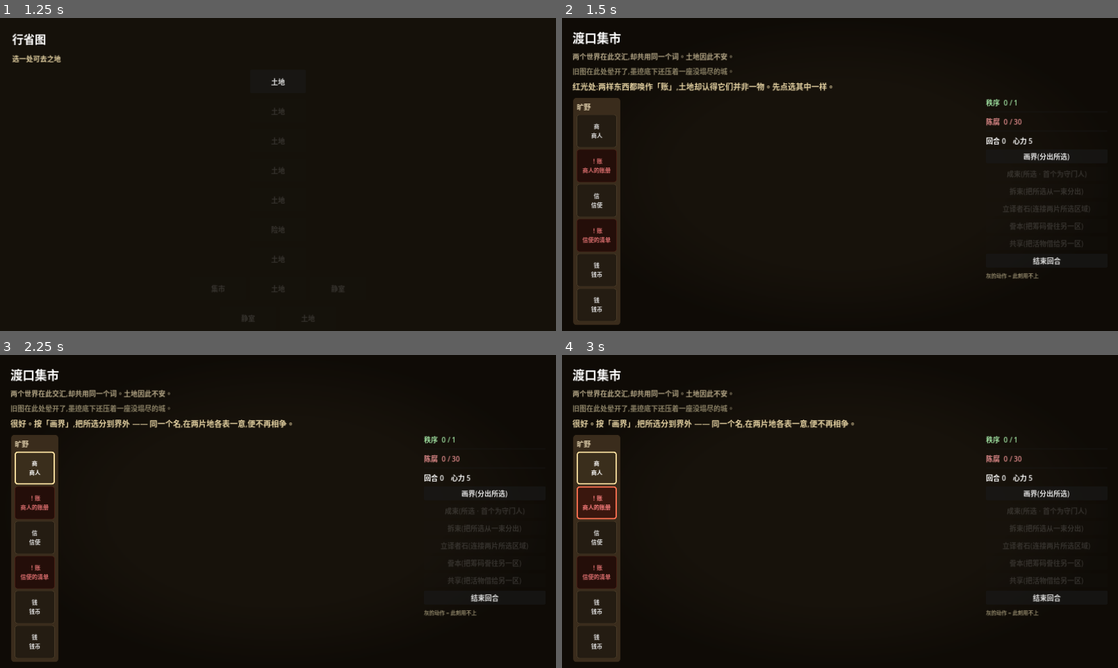
Above: before the commit, frames 1-4 (two rows, left to right).
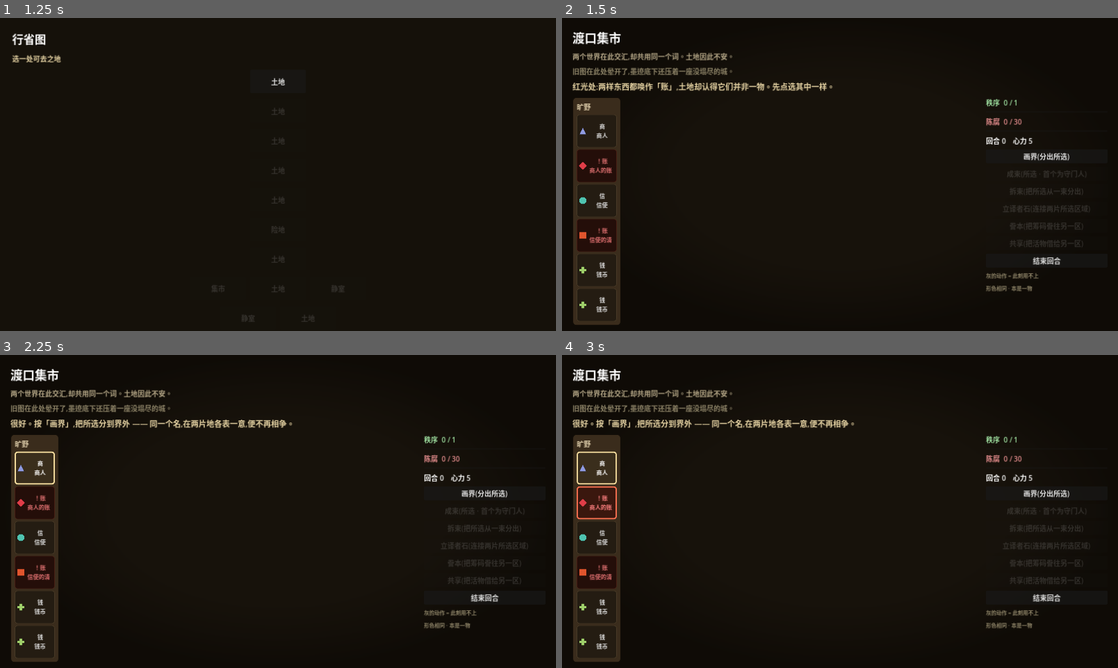
Above: after the commit, the same moments.

Repository: HelloKuoty/bounds
Game: Godot game, scene res://scenes/main/Main.tscn
Two runs of this game, one before a commit and one after it. Both use one fixed random seed, a clock stepped at 60 frames per second and the inputs below.
Inputs:
- Up to frame 1 (1.25 s): click "启程" at 0.5 s
- Up to frame 2 (1.5 s): click "土地" at 1.25 s
- Up to frame 3 (2.25 s): click "商 商人" at 2 s
- Up to frame 4 (3 s): click "！账 商人的账册" at 2.75 s

Frame 1 is identical in both runs. In frame 2, 0.7% of the frame differs, in the area x 3-85%, y 33-95%; in frame 3, 0.8%; in frame 4, 0.8%.

Commit message:
iter-08: essence badges — read the board without reading the glyphs
承接 iter-07 大评 #1(阿May 高杠杆, 一击多轴):
- 每枚棋子按其内部真意渲染抽象徽记(5色×6形, 纯代码 Image 光栅, 无资产网页自带)
- 同徽记=本是一物; 同名异徽=名同实异 → 冲突一眼可扫, 不必读汉字
- 形状=色盲安全通道(周棠); 呼应小鹿"意义层"/顾屿氛围
- 铁律不破: 显示抽象色形而非真意文字(test_meaning_is_not_player_facing 仍绿)
- +图例"形色相同·本是一物"; +2 回归测试 → 78绿, smoke通关, LOAD 0. 重导出网页.

Co-Authored-By: Claude Opus 4.8 (1M context) <noreply@anthropic.com>

Diff:
--- a/scripts/ui/territory_view.gd
+++ b/scripts/ui/territory_view.gd
@@ -18,7 +18,7 @@
 	"心力已尽 —— 切得太多了",
 	"选中同属一束的几样,再分出去", "这些还没成束,无从拆起", "得给原束留一些",
 	"誊本只对筹码;请先选一枚筹码", "再选一样在目标区域里的东西", "共享请先选一样活物",
-	"再走一程", "灰的动作 = 此刻用不上",
+	"再走一程", "灰的动作 = 此刻用不上", "形色相同 · 本是一物",
 ]
 const PALETTE := [
 	# Warm aged-map tones (sepia / ochre / terracotta / khaki / dusty-rose / moss),
@@ -27,6 +27,14 @@
 ]
 const TINT_UNSTABLE := Color(1.0, 0.5, 0.5)
 const TINT_CORRUPT := Color(0.55, 0.42, 0.55)
+# A piece's hidden essence (其 真意), shown as an abstract badge — colour + shape,
+# never the word. Same badge = the same thing; same name but a different badge = a
+# name that secretly means two things (the clash). Read the board without reading
+# the glyphs. Shape is the colour-blind-safe channel. (阿May / 周棠, iter-08)
+const MEANING_COLORS := [
+	Color("4fc3b0"), Color("e0a85a"), Color("e07a8f"), Color("8f9ae0"), Color("9fcf6a"),
+]
+const MEANING_SHAPES := ["circle", "square", "diamond", "triangle", "cross", "ring"]
 
 # Contextual guidance — speaks only in the world's own terms, never the concepts.
 const G_OVERLOAD_SELECT := "红光处:两样东西都唤作「%s」,土地却认得它们并非一物。先点选其中一样。"
@@ -58,6 +66,8 @@
 var _piece_widgets: Dictionary = {}  # piece_id -> Button
 var _ordered_pieces: Array = []      # stable order, for number-key selection
 var _verb_btns: Dictionary = {}      # verb -> Button (lit only when applicable)
+var _meaning_index: Dictionary = {}  # meaning -> stable int (drives badge colour/shape)
+var _icon_cache: Dictionary = {}     # index -> ImageTexture (one badge per essence)
 var _title: Label
 var _intro: Label
 var _narration: Label
@@ -210,6 +220,10 @@
 	legend.add_theme_font_size_override("font_size", 12)
 	hud.add_child(legend)
 
+	var legend2 := _label("形色相同 · 本是一物", Color("8c8266"))
+	legend2.add_theme_font_size_override("font_size", 12)
+	hud.add_child(legend2)
+
 	_hint = Label.new()
 	_hint.autowrap_mode = TextServer.AUTOWRAP_WORD_SMART
 	_hint.add_theme_color_override("font_color", Color("c8b878"))
@@ -224,6 +238,7 @@
 	_ordered_pieces.clear()
 	for c in _regions_box.get_children():
 		c.free()
+	_index_meanings()
 
 	var by_region: Dictionary = {}
 	for pid in board.pieces:
@@ -288,6 +303,9 @@
 	var ring := _piece_box(Color("3a2e1c"), Color("f0d89a"), 3)
 	btn.add_theme_stylebox_override("pressed", ring)
 	btn.add_theme_stylebox_override("focus", ring)
+	btn.icon = _meaning_icon(p["meaning"])  # the essence badge — read the board, not the glyphs
+	btn.add_theme_constant_override("h_separation", 5)
+	btn.vertical_icon_alignment = VERTICAL_ALIGNMENT_CENTER
 	btn.toggled.connect(_on_piece_toggled.bind(pid))
 	return btn
 
@@ -672,3 +690,63 @@
 	tex.width = 256
 	tex.height = 256
 	return tex
+
+
+## Assign each distinct essence a stable index (sorted, so badges don't shuffle
+## between rebuilds). Copies share their source's essence, so the set is stable.
+func _index_meanings() -> void:
+	var seen := {}
+	for pid in board.pieces:
+		seen[board.pieces[pid]["meaning"]] = true
+	var ms := seen.keys()
+	ms.sort()
+	_meaning_index.clear()
+	for i in ms.size():
+		_meaning_index[ms[i]] = i
+
+
+func _meaning_icon(meaning: String) -> Texture2D:
+	var idx: int = _meaning_index.get(meaning, 0)
+	if _icon_cache.has(idx):
+		return _icon_cache[idx]
+	var color: Color = MEANING_COLORS[idx % MEANING_COLORS.size()]
+	var shape: String = MEANING_SHAPES[idx % MEANING_SHAPES.size()]
+	var tex := _draw_shape(color, shape)
+	_icon_cache[idx] = tex
+	return tex
+
+
+## Rasterise a small filled shape (no asset files — ships on the web). The shape
+## carries essence for colour-blind play; the colour for everyone else.
+func _draw_shape(color: Color, shape: String) -> ImageTexture:
+	var s := 20
+	var img := Image.create(s, s, false, Image.FORMAT_RGBA8)
+	img.fill(Color(0, 0, 0, 0))
+	var cx := s / 2.0 - 0.5
+	var cy := s / 2.0 - 0.5
+	var r := s * 0.42
+	for y in s:
+		for x in s:
+			var dx: float = x - cx
+			var dy: float = y - cy
+			var inside := false
+			match shape:
+				"circle":
+					inside = dx * dx + dy * dy <= r * r
+				"square":
+					inside = absf(dx) <= r * 0.9 and absf(dy) <= r * 0.9
+				"diamond":
+					inside = absf(dx) + absf(dy) <= r * 1.15
+				"triangle":
+					var t := (dy + r) / (2.0 * r)
+					inside = dy <= r and dy >= -r and absf(dx) <= r * t
+				"cross":
+					inside = (absf(dx) <= r * 0.34 and absf(dy) <= r) or (absf(dy) <= r * 0.34 and absf(dx) <= r)
+				"ring":
+					var d2 := dx * dx + dy * dy
+					inside = d2 <= r * r and d2 >= (r * 0.55) * (r * 0.55)
+				_:
+					inside = dx * dx + dy * dy <= r * r
+			if inside:
+				img.set_pixel(x, y, color)
+	return ImageTexture.create_from_image(img)
--- a/tests/test_territory_view.gd
+++ b/tests/test_territory_view.gd
@@ -172,3 +172,25 @@
 	assert_true(sb is StyleBoxFlat, "selected piece has a custom pressed box")
 	assert_true((sb as StyleBoxFlat).get_border_width(SIDE_TOP) >= 3, "the ring is thick enough to read without colour")
 	view.free()
+
+
+func test_pieces_carry_an_essence_badge() -> void:
+	# 阿May(iter-08): each piece shows an abstract essence badge, so the board can
+	# be read at a glance without reading the glyphs.
+	var board := BoardState.new()
+	board.load_territory(TerritoryDatabase.get_territory("the_crossing"))
+	var view := TerritoryView.new()
+	view.setup(board, {})
+	assert_true(view._piece_widgets["ledger"].icon != null, "a piece carries an essence badge")
+	view.free()
+
+
+func test_same_name_different_essence_look_different() -> void:
+	# The core clash, made legible: ledger & manifest share the 账 glyph but mean
+	# different things — their badges must differ (colour-blind: also by shape).
+	var board := BoardState.new()
+	board.load_territory(TerritoryDatabase.get_territory("the_crossing"))
+	var view := TerritoryView.new()
+	view.setup(board, {})
+	assert_true(view._piece_widgets["ledger"].icon != view._piece_widgets["manifest"].icon, "same name, different essence → different badge")
+	view.free()
Not shown, changed: docs/index.html
Not shown, changed: docs/index.pck
Not shown, added: team/iterations/iter-08.md
